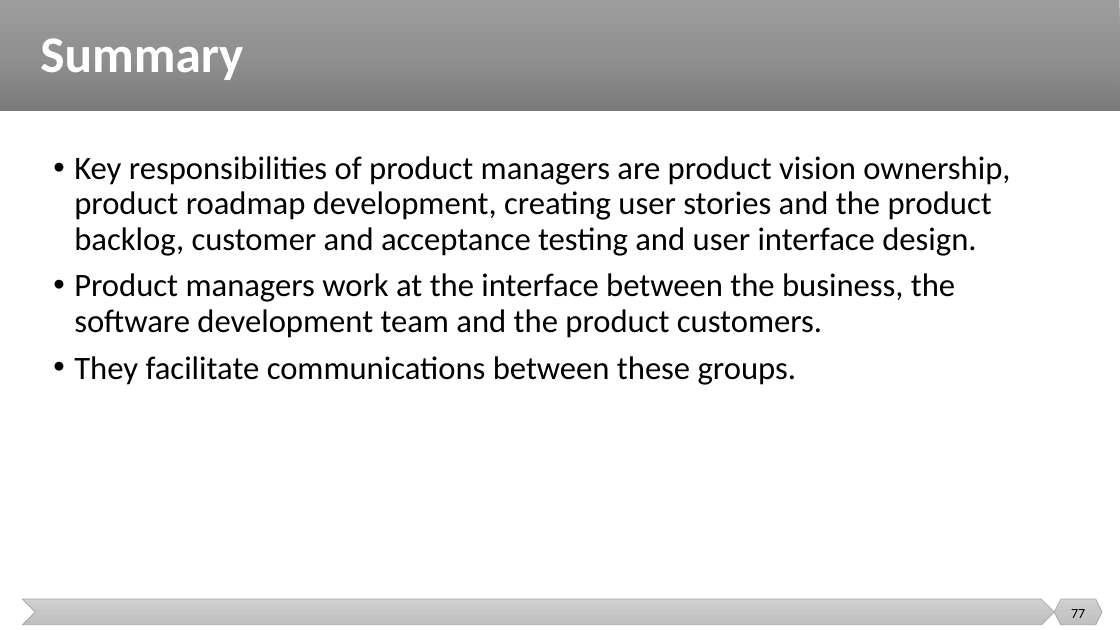
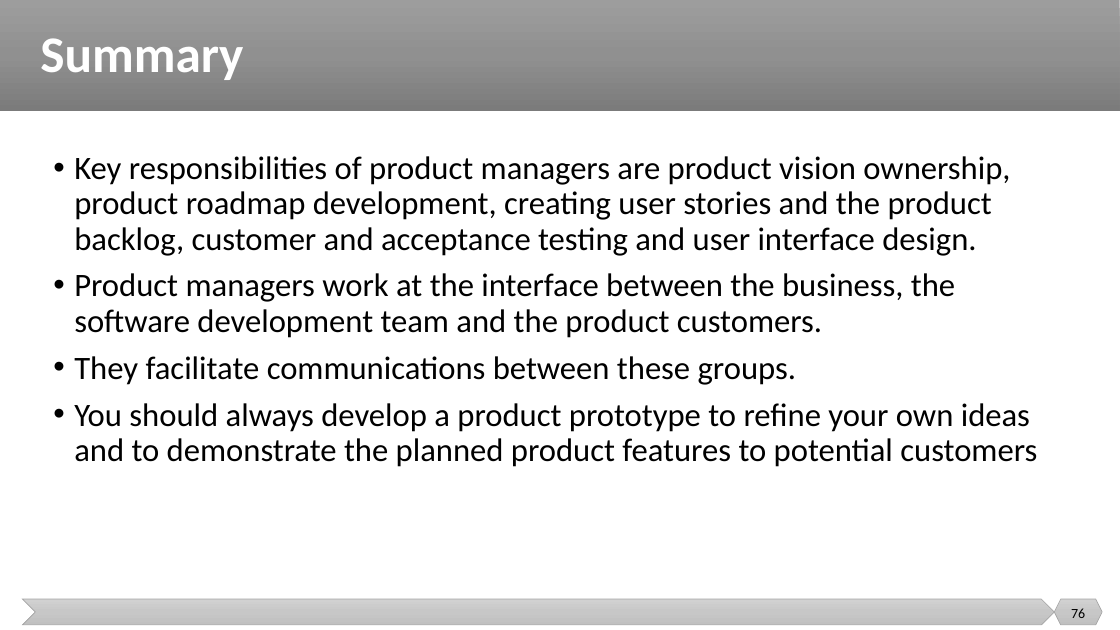
Before and after one commit to malenezi/malenezi, a slide deck: slide 76 of SE423/Lectures/2-Software Engineering/Software Engineering.pptx (slide 77 before the commit). Drawn at 1120x630 pixels with LibreOffice and Linux fonts; fonts in the diff are those of the drawing. Boxes give left, top, right and bottom in pixels: in the first picture for what was removed or moved away, otherwise in the second. Text is boxed around its words. In the diff, an @@ line names an element or a change of style, - is before the commit and + after.

```diff
--- a/SE423/Lectures/2-Software Engineering/Software Engineering.pptx
+++ b/SE423/Lectures/2-Software Engineering/Software Engineering.pptx
@@ text at box(74, 403, 1037, 467): paragraph added @@
+• You should always develop a product prototype to refine your own ideas and to demonstrate the planned product features to potential customers
@@ page number at box(1071, 608, 1085, 618): text changed @@
-77
+76
```
Also in this commit, not shown: 3 other slides changed, 4 slides added, 6 slides removed, 17 other files.
